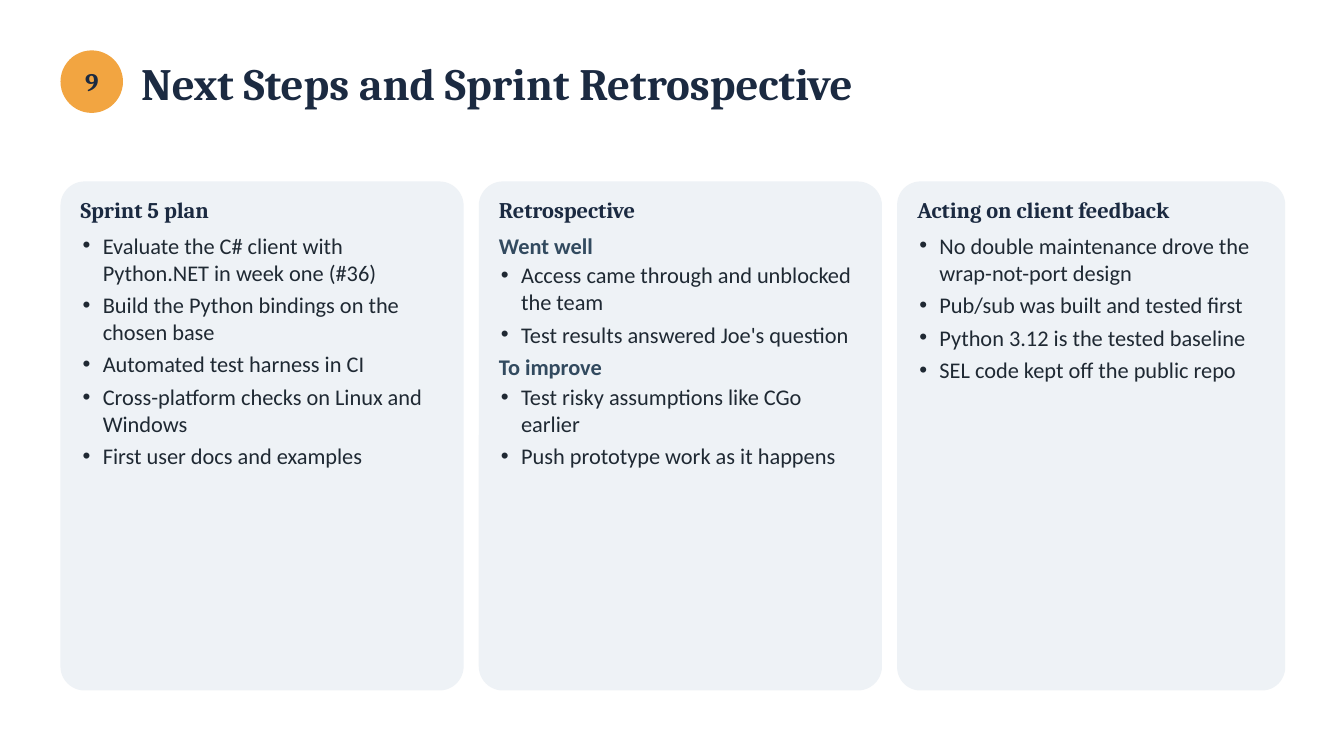
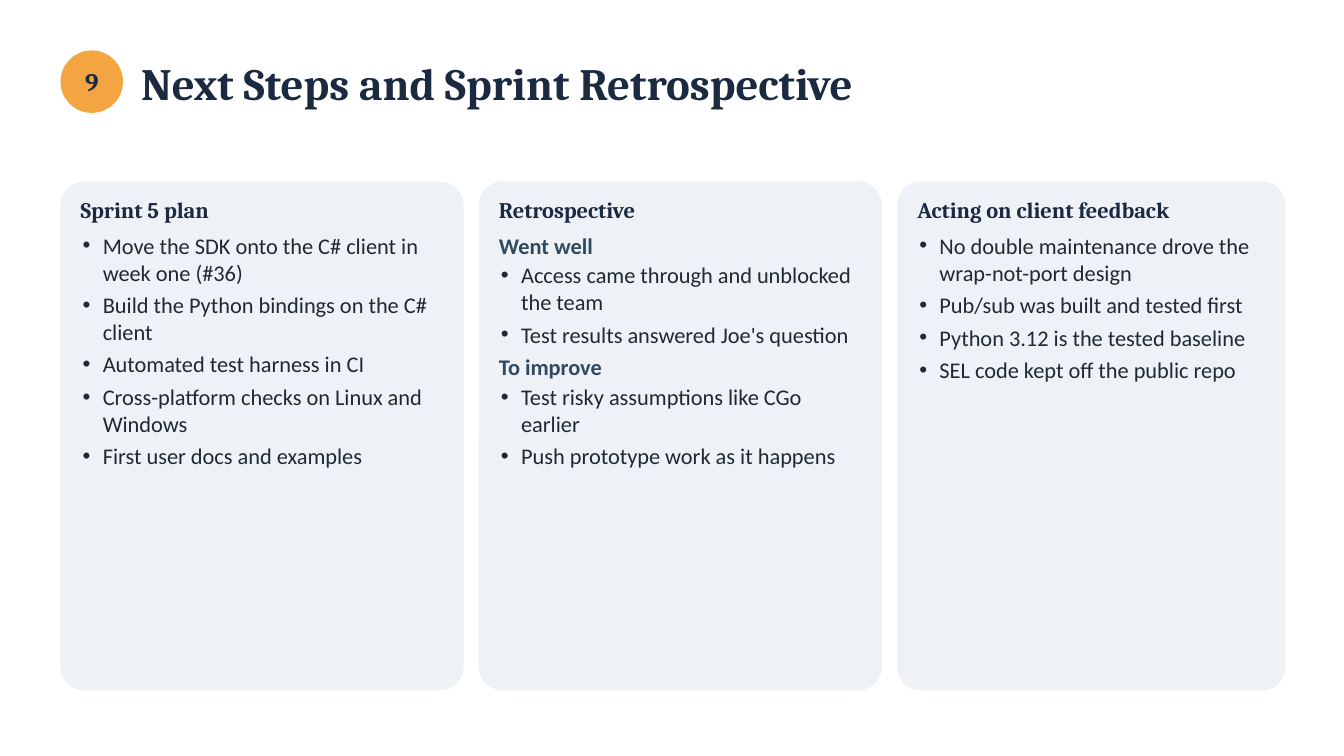
Before and after one commit to calebh13/sel-blueframe-sdk, a slide deck: slide 12 of Sprints/Sprint_4/Sprint 4 Presentation.pptx (slide 18 before the commit). Drawn at 1344x756 pixels with LibreOffice and Linux fonts; fonts in the diff are those of the drawing. Boxes give left, top, right and bottom in pixels: in the first picture for what was removed or moved away, otherwise in the second. Text is boxed around its words. In the diff, an @@ line names an element or a change of style, - is before the commit and + after.

Commit message:
Prototype overview, client feedback, and shorter feature section in slides

```diff
--- a/Sprints/Sprint_4/Sprint 4 Presentation.pptx
+++ b/Sprints/Sprint_4/Sprint 4 Presentation.pptx
@@ text at <box>103,238,427,340</box>: text changed @@
-• Evaluate the C# client with Python.NET in week one (#36)
-• Build the Python bindings on the chosen base
+• Move the SDK onto the C# client in week one (#36)
+• Build the Python bindings on the C# client
```
Also in this commit, not shown: 5 other slides changed, 2 slides added, 8 slides removed, 8 other files.
